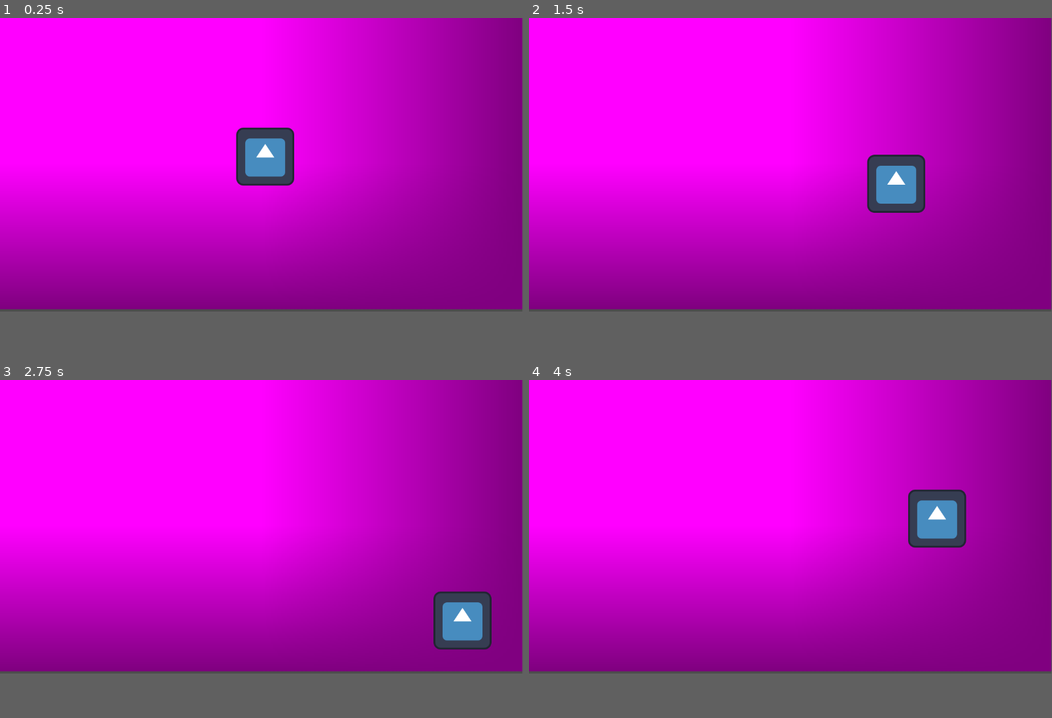
Above: before the commit, frames 1-4 (two rows, left to right).
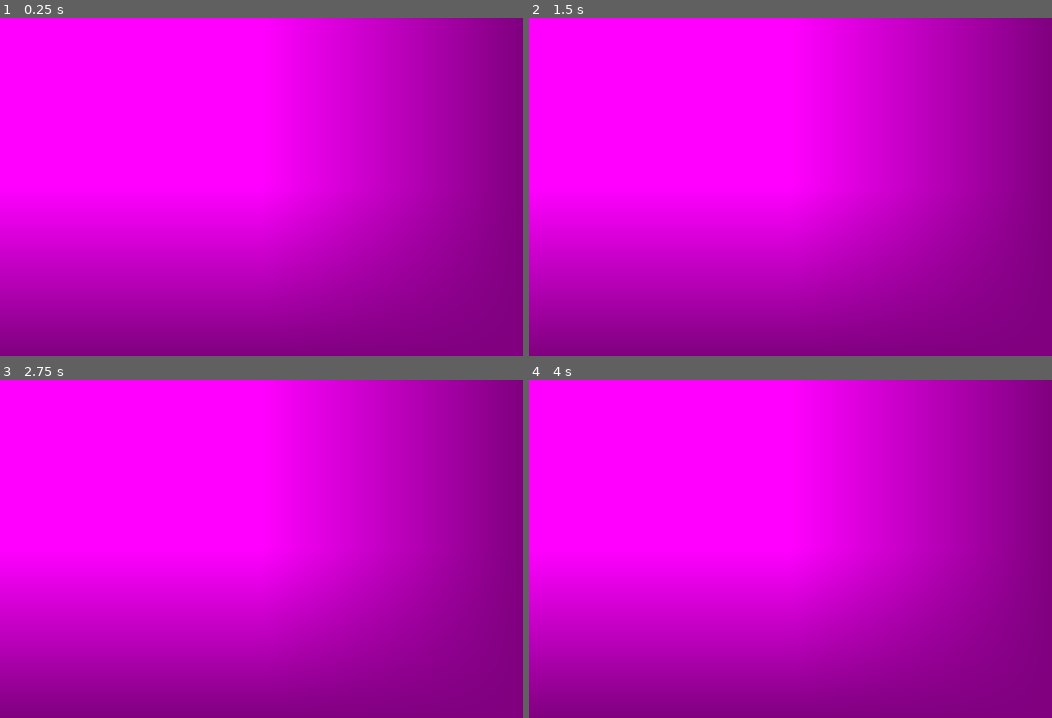
Above: after the commit, the same moments.

Repository: pingram-3/citrus-hack-2025
Game: Godot game, scene res://level.tscn
Same seed, same stepped clock (60 frames per second), same inputs: the game is played once before the commit and once after it. The engine's default icon, where the game draws it, is replaced by a stand-in: a white triangle on a blue panel in a dark square.
Inputs:
- Up to frame 1 (0.25 s): no input
- Up to frame 2 (1.5 s): tap Enter at 0.5 s; hold D (right) 0.53-1.28 s; hold S (down) from 1.28 s (still down)
- Up to frame 3 (2.75 s): release S (down) at 2.03 s; hold D (right) from 2.03 s (still down)
- Up to frame 4 (4 s): release D (right) at 2.78 s; hold W (up) 2.78-3.53 s; hold A (left) from 3.53 s (still down)
In our replay, the window is 799x449 before the commit and 800x517 after it. These sizes can differ from the game's own. Grey fills any space a smaller window leaves; there, only what the larger window draws over its background counts as a difference.

The runs differ from the first frame. In frame 1, 20% of the frame differs, in the area x 0-100%, y 32-90%; in frame 2, 20%; in frame 3, 20%; in frame 4, 20%.

Commit message:
Scale level size

Diff:
--- a/Main.tscn
+++ b/Main.tscn
@@ -1,7 +1,12 @@
-[gd_scene load_steps=2 format=3 uid="uid://ox78yx3jqiia"]
+[gd_scene load_steps=3 format=3 uid="uid://ox78yx3jqiia"]
 
 [ext_resource type="PackedScene" uid="uid://btjkbbl60rhjh" path="res://level.tscn" id="1_glv2v"]
+[ext_resource type="PackedScene" uid="uid://dk2x2qhw4kgcw" path="res://player.tscn" id="2_uu6xs"]
 
 [node name="Main" type="Node2D"]
 
 [node name="Level" parent="." instance=ExtResource("1_glv2v")]
+
+[node name="Player" parent="." instance=ExtResource("2_uu6xs")]
+position = Vector2(444, 284)
+scale = Vector2(0.5, 0.5)
--- a/character_body_2d.gd
+++ b/character_body_2d.gd
@@ -1,7 +1,7 @@
 extends CharacterBody2D
 
 
-var speed = 300.0
+var speed = 500.0
 var hearts = 3
 
 func read_input():
--- a/level.tscn
+++ b/level.tscn
@@ -1,16 +1,14 @@
-[gd_scene load_steps=4 format=3 uid="uid://btjkbbl60rhjh"]
-
-[ext_resource type="PackedScene" uid="uid://dk2x2qhw4kgcw" path="res://player.tscn" id="1_u52ul"]
+[gd_scene load_steps=3 format=3 uid="uid://btjkbbl60rhjh"]
 
 [sub_resource type="PlaceholderTexture2D" id="PlaceholderTexture2D_5xgho"]
 
 [sub_resource type="RectangleShape2D" id="RectangleShape2D_u52ul"]
-size = Vector2(11.530001, 2500003.2)
+size = Vector2(17.257502, 5825001)
 
 [node name="Level" type="Node2D"]
 
 [node name="Sprite2D" type="Sprite2D" parent="."]
-scale = Vector2(1154, 643)
+scale = Vector2(1728, 1117)
 texture = SubResource("PlaceholderTexture2D_5xgho")
 centered = false
 
@@ -19,32 +17,30 @@
 [node name="WallTop" type="StaticBody2D" parent="Bounds"]
 
 [node name="CollisionShape2D" type="CollisionShape2D" parent="Bounds/WallTop"]
-position = Vector2(577, -12.999999)
+position = Vector2(868.9999, -31.000004)
 scale = Vector2(100, 1e-05)
 shape = SubResource("RectangleShape2D_u52ul")
 
 [node name="WallBottom" type="StaticBody2D" parent="Bounds"]
 
 [node name="CollisionShape2D" type="CollisionShape2D" parent="Bounds/WallBottom"]
-position = Vector2(575, 656)
+position = Vector2(867.125, 1148.875)
 scale = Vector2(100, 1e-05)
 shape = SubResource("RectangleShape2D_u52ul")
 
 [node name="WallLeft" type="StaticBody2D" parent="Bounds"]
 
 [node name="CollisionShape2D" type="CollisionShape2D" parent="Bounds/WallLeft"]
-position = Vector2(-14, 320)
+position = Vector2(-30.000002, 647.99994)
 rotation = -1.5707964
 scale = Vector2(100, 1e-05)
 shape = SubResource("RectangleShape2D_u52ul")
 
 [node name="Wall Right" type="StaticBody2D" parent="Bounds"]
+position = Vector2(-3, 2)
 
 [node name="CollisionShape2D" type="CollisionShape2D" parent="Bounds/Wall Right"]
-position = Vector2(1169, 333.99997)
+position = Vector2(1765.0001, 637)
 rotation = -1.5707964
 scale = Vector2(100, 1e-05)
 shape = SubResource("RectangleShape2D_u52ul")
-
-[node name="Player" parent="." instance=ExtResource("1_u52ul")]
-position = Vector2(585, 306)
--- a/project.godot
+++ b/project.godot
@@ -14,6 +14,12 @@
 run/main_scene="uid://btjkbbl60rhjh"
 config/features=PackedStringArray("4.5", "Forward Plus")
 config/icon="res://icon.svg"
+
+[display]
+
+window/size/viewport_width=1728
+window/size/viewport_height=1117
+window/stretch/mode="viewport"
 
 [input]
 
--- a/sprite_2d.gd
+++ /dev/null
@@ -1,16 +0,0 @@
-extends Sprite2D
-
-func _fit_to_viewport():
-	if texture == null:
-		return
-
-	var viewport_size = get_viewport_rect().size
-	var tex_size = texture.get_size()
-
-	# Scale in X and Y so the sprite exactly matches the viewport size
-	scale = viewport_size / tex_size
-
-# Called when the node enters the scene tree for the first time.
-func _ready() -> void:
-	_fit_to_viewport()
-	get_viewport().size_changed.connect(_fit_to_viewport)
Not shown, removed: sprite_2d.gd.uid
